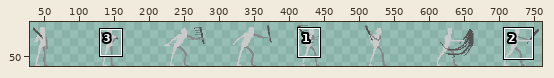
File history of a sprite sheet, assets/player/amenine/parry.png. Above: a wide view before the commit, with the close-up outlined.
Close-up. Before:
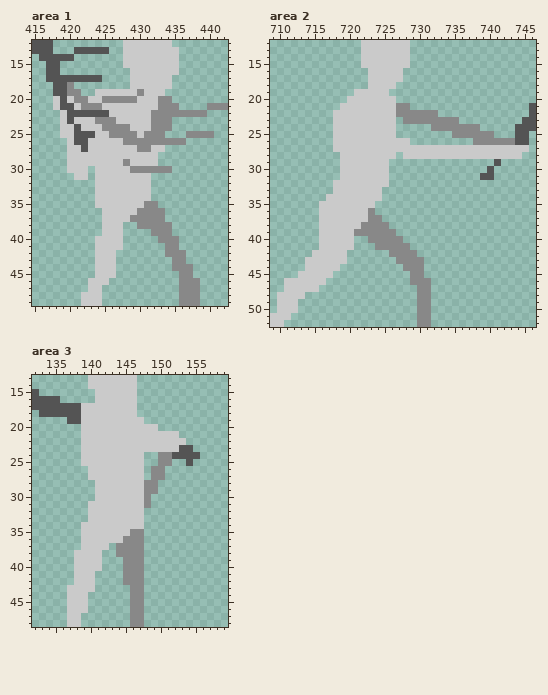
The file is 768x64 pixels. Shown: area 1: x 415..442, y 12..49; area 2: x 709..746, y 12..52; area 3: x 132..159, y 13..48. The wide view leaves out empty margins. The commit also changed other parts of the picture, which this record leaves out.
Once edited:
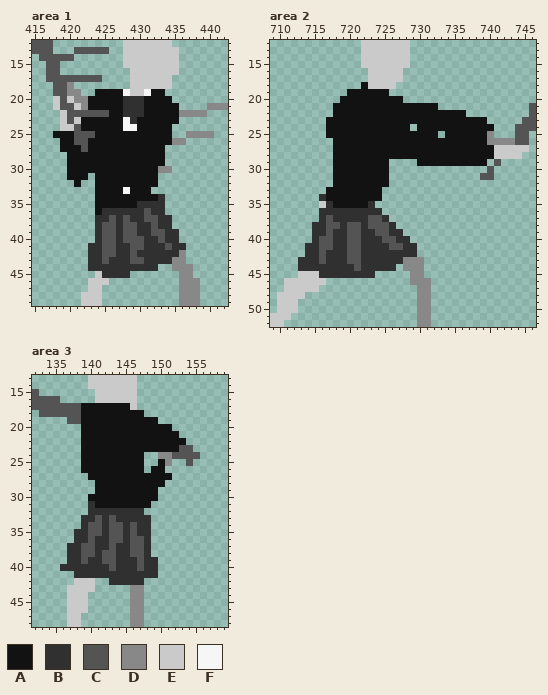
Palette (. is transparent): A #121212  B #303030  C #545454  D #888888  E #cacaca  F #f6f6f6
From old to new:
Changed rows in their new state; - is an unchanged pixel.
Area 1:
first column x 418:
19 ------AAAAF-EFAA---
20 -----AAAAABBBAAAA--
21 -----AAAAABBBAAAAA-
22 --------AABBBAAAAA-
23 ----AAAAAAFBAAAAAA-
24 ----AAAAAAFFAAAAA--
25 AAA---AAAAAAAAAAA--
26 -AA--AAAAAAAAAAAA--
27 -AAA-AAAAAAAAAAA---
28 --AAAAAAAAAAAAAA---
29 --AAAAAAAAAAAAAA---
30 --AAAAAAAAAAAAA----
31 --AAA-AAAAAAAAA----
32 ---A--AAAAAAAAA----
33 ------AAAAFAAA-----
34 ------AAAAAAAAAB---
35 ------AAAAAABBBB---
36 ------ABBBBBBCBB---
37 ------BBCBCBBCCBB--
38 ------BCCBCCBBCBB--
39 ------BCCBCCBBCCBB-
40 ------BCCBCCCBBCBB-
41 -----BBCCBBCCBBBCBB
42 -----BBCCBBCBBBBBB-
43 -----BBCBBBCCBBBB--
44 -----BBBBBBBBBB----
45 -------BBBB--------
Area 2:
first column x 713:
18 ---------A------------------
19 -------AAAAAA---------------
20 ------AAAAAAAAA-------------
21 -----AAAAAAAAAAAAAAA--------
22 -----AAAAAAAAAAAAAAAAAAA----
23 ----AAAAAAAAAAAAAAAAAAAAAAA-
24 ----AAAAAAAAAAAA-AAAAAAAAAAA
25 ----AAAAAAAAAAAAAAAA-AAAAAA-
26 -----AAAAAAAAAAAAAAAAAAAAAA-
27 -----AAAAAAAAAAAAAAAAAAAAAAA
28 -----AAAAAAAAAAAAAAAAAAAAAAA
29 -----AAAAAAAA----AAAAAAAAAA-
30 -----AAAAAAAA---------------
31 -----AAAAAAAA---------------
32 -----AAAAAAAA---------------
33 ----AAAAAAAA----------------
34 ---BAAAAAAAA----------------
35 ----BAAAAAB-----------------
36 ---BBBBBBBBB----------------
37 ---BCBBBBBCCB---------------
38 --BBCCBCCBCCCB--------------
39 --BBCBBCCBBCCBB-------------
40 --BCCBBCCBBBCCBB------------
41 -BBCCBBCCBBBBCCBB-----------
42 -BBCBBBCCBBBBBBBB-----------
43 BBBCBBBCCBBBBBB-------------
44 BBBBBBBBCBBBBB--------------
45 ---BBBBBBBB-----------------
Area 3:
first column x 136:
17 ---AAAAAAA--------
18 ---AAAAAAAAA------
19 ---AAAAAAAAAAA----
20 ---AAAAAAAAAAAAA--
21 ---AAAAAAAAAAAAAA-
22 ---AAAAAAAAAAAAAAA
23 ---AAAAAAAAAAAAAA-
24 ---AAAAAAAAA------
25 ---AAAAAAAAA--A---
26 ---AAAAAAAAA-AA---
27 ----AAAAAAAAAAAA--
28 -----AAAAAAAAAA---
29 -----AAAAAAAAA----
30 ----AAAAAAAAAA----
31 ----BAAAAAAAA-----
32 ----BBBBBBBB------
33 ---BBCBCBBBBB-----
34 ---BCCBCCBCBB-----
35 --BBCCBCCBCBB-----
36 --BBCBBCCBCCB-----
37 -BBCCBBCBBCCB-----
38 -BBCCBCCBBCCB-----
39 -BBCBBCCBBBCBB----
40 BBBBBBBCBBBCBB----
41 --BBBBBBBBBBBB----
42 -------BBBBB------
Where, in picture pixels (left, top, right, bottom), the same in both close-ups:
changed: (53, 89, 186, 278)
changed: (298, 82, 494, 278)
changed: (60, 403, 186, 585)
